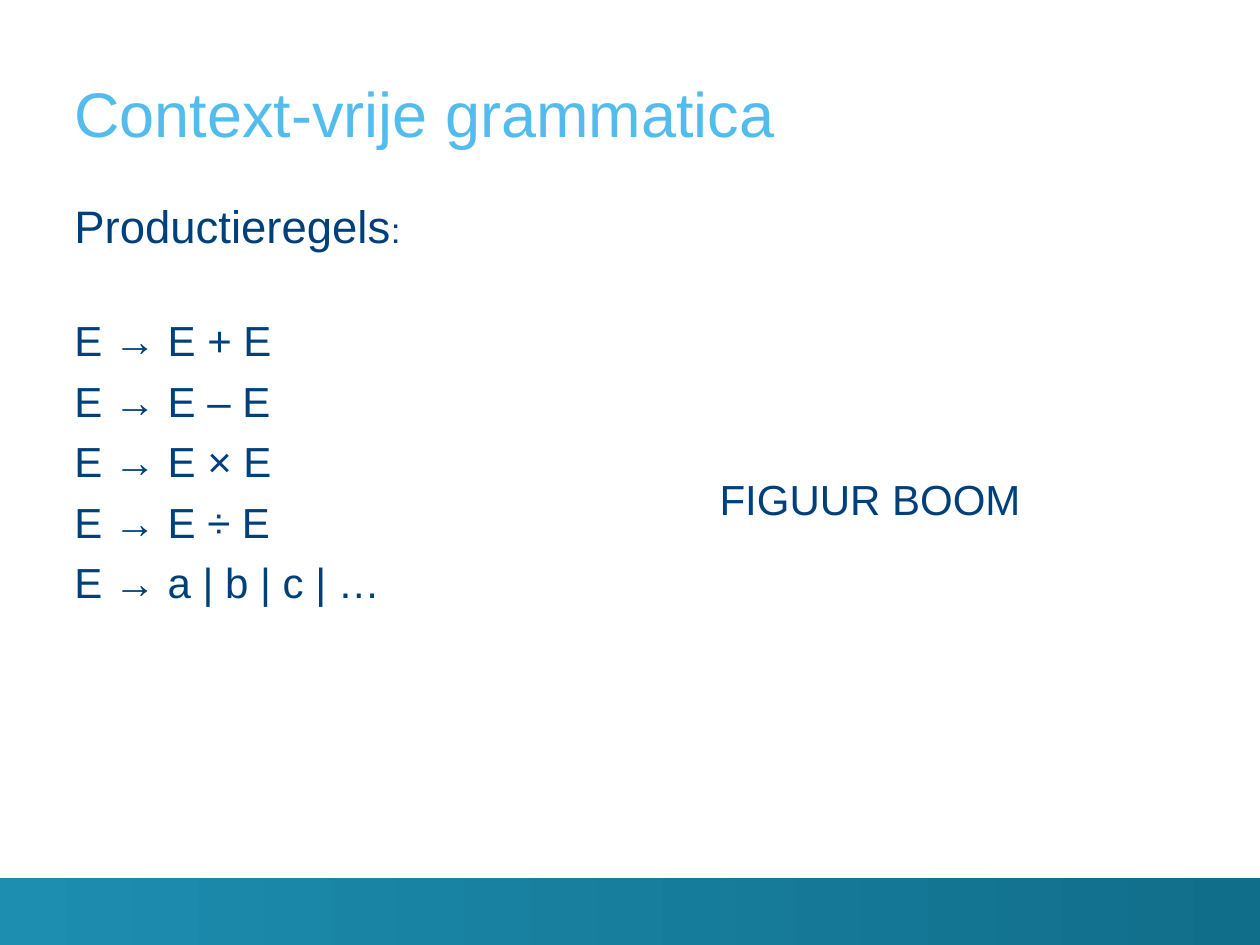
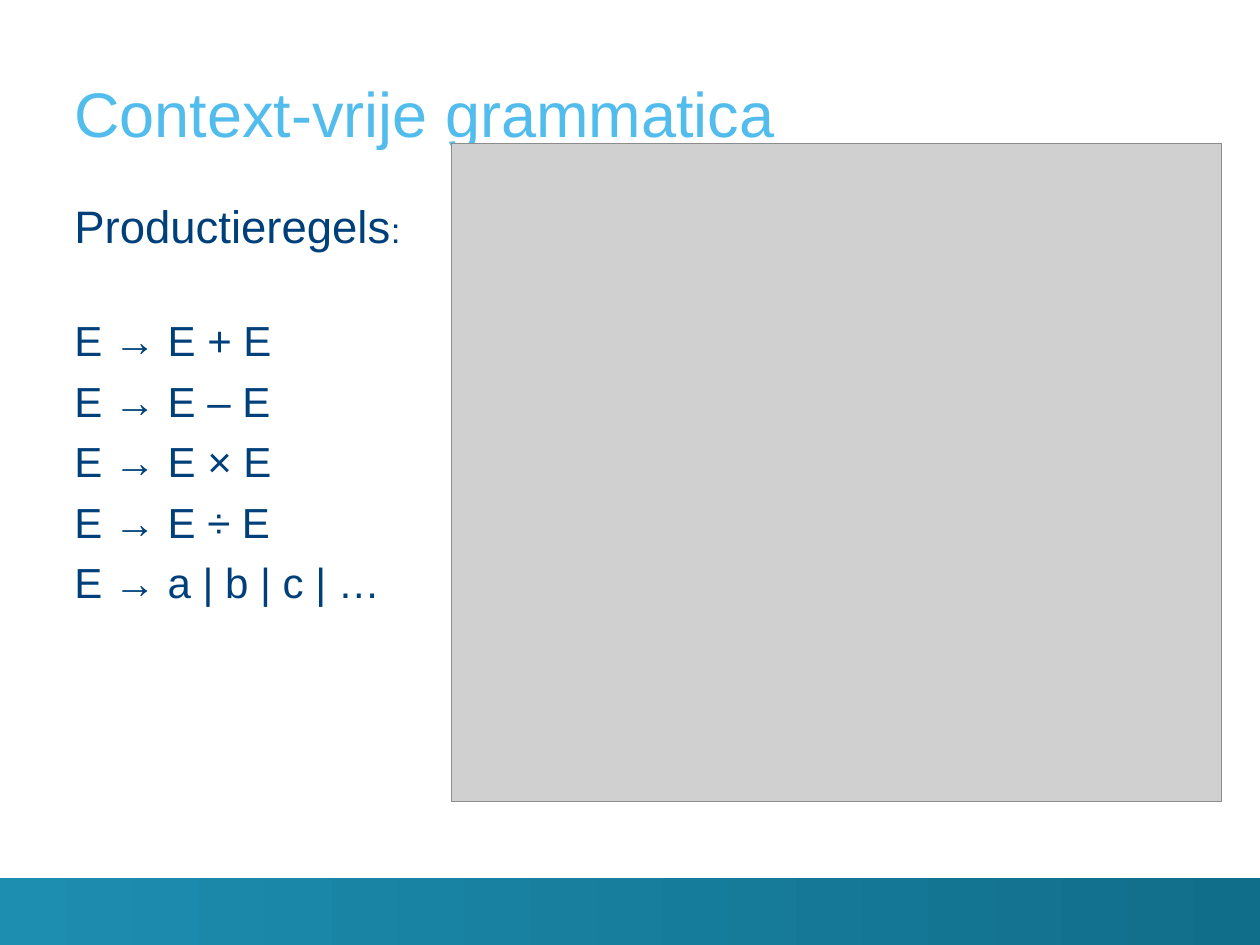
Before and after one commit to TomDeGroote/Bachelorproef, a slide deck: slide 4 of Paper/Finale Presentatie/presentatie.pptx. Drawn at 1260x945 pixels with LibreOffice and Linux fonts; fonts in the diff are those of the drawing; grey boxes stand for pictures; background and template pictures are left out. Boxes give left, top, right and bottom in pixels: in the first picture for what was removed or moved away, otherwise in the second. Text is boxed around its words. In the diff, an @@ line names an element or a change of style, - is before the commit and + after.

```diff
--- a/Paper/Finale Presentatie/presentatie.pptx
+++ b/Paper/Finale Presentatie/presentatie.pptx
@@ picture added at (451,144,1222,801) @@
@@ text removed at (720,485,1020,516) @@
-FIGUUR BOOM
```
Also in this commit, not shown: 5 other slides changed, 2 slides added, 6 other files.
